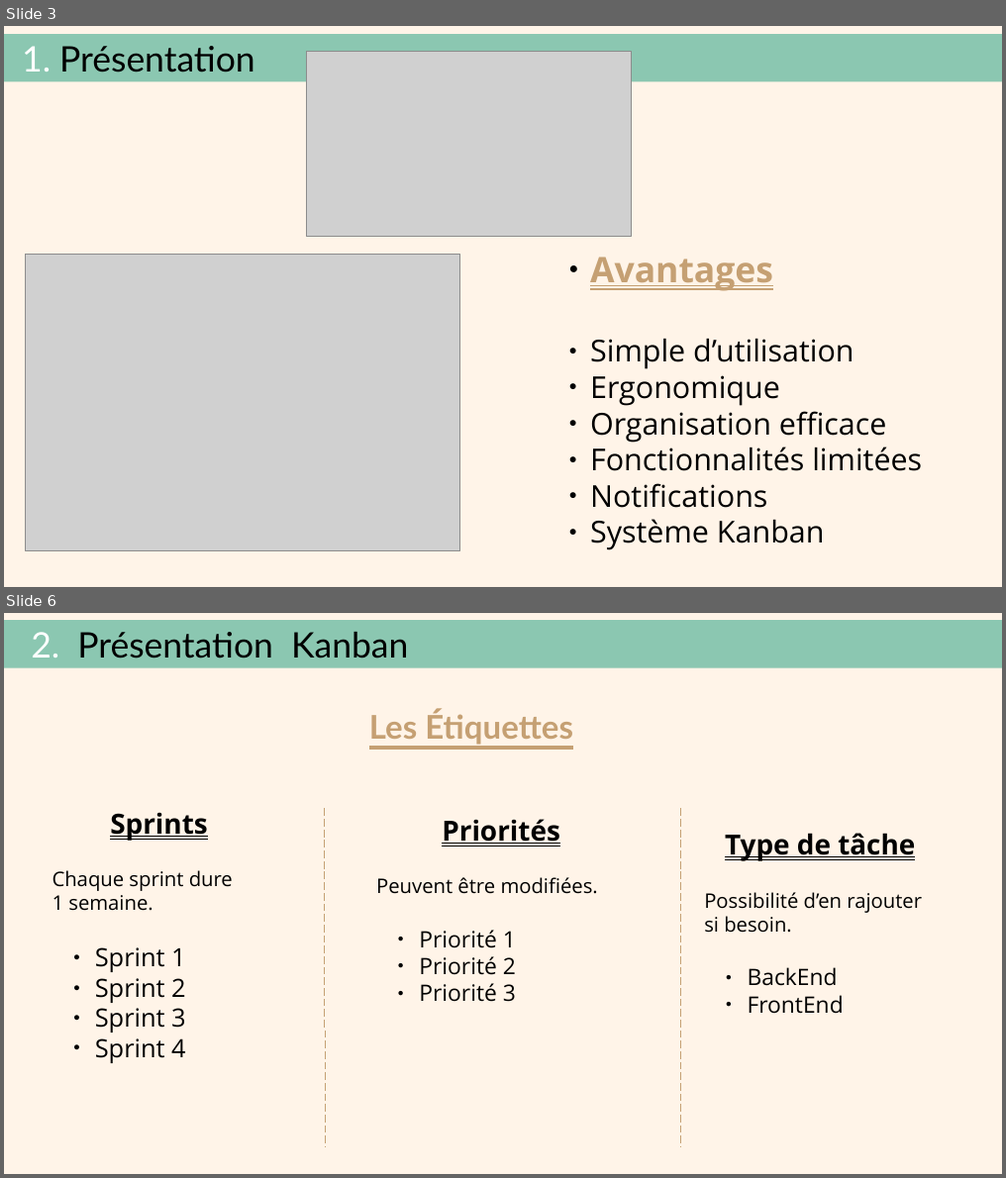
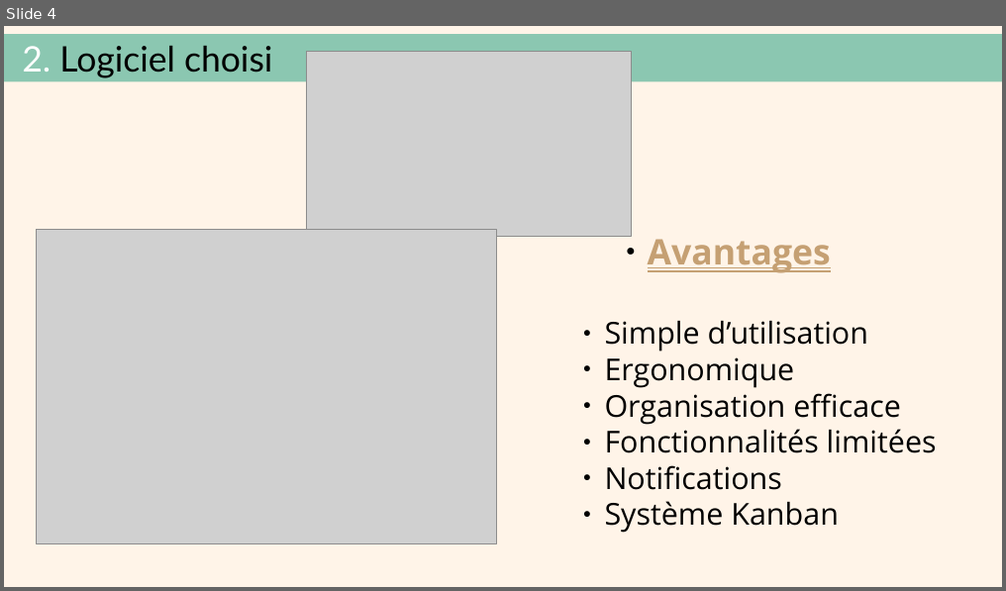
Before and after one commit to AudreyYuedra/MenuMaker-Qwenta_OC_P7, a slide deck: PPT Trello_Kanban.odp. Shown one above the other, each under a label of ours: slides 3 and 6 before the commit, slide 4 after it; the slides between them are not shown. The pictures are 1006x1178 and 1006x591 pixels, drawn with LibreOffice and Linux fonts; fonts in the diff are those of the drawing; grey boxes stand for pictures. Boxes give left, top, right and bottom in pixels: in the first picture for what was removed or moved away, otherwise in the second. Text is boxed around its words. In the diff, an @@ line names an element or a change of style, - is before the commit and + after.

Commit message:
Finition PPT Kanban + PDF

```diff
--- a/PPT Trello_Kanban.odp
+++ b/PPT Trello_Kanban.odp
@@ slide 6 removed at <box>4,613,1002,1174</box>, background #FFF4E8 @@
@@ title removed at <box>4,620,1002,668</box> @@
-2. Présentation Kanban
@@ text removed at <box>369,711,573,745</box> @@
-Les Étiquettes
@@ text removed at <box>53,812,233,1063</box> @@
-Sprints
-Chaque sprint dure
-1 semaine.
-  ● Sprint 1
-  ● Sprint 2
-  ● Sprint 3
-  ● Sprint 4
@@ line removed from (325, 809) to (325, 1149) @@
@@ text removed at <box>376,819,598,1002</box> @@
-Priorités
-Peuvent être modifiées.
-  ● Priorité 1
-  ● Priorité 2
-  ● Priorité 3
@@ line removed from (681, 809) to (681, 1149) @@
@@ text removed at <box>704,833,922,1014</box> @@
-Type de tâche
-Possibilité d’en rajouter si besoin.
-  ● BackEnd
-  ● FrontEnd
@@ what was slide 3 is now slide 4 @@
@@ slide 4 changed as well @@
@@ title at <box>22,46,272,78</box>: text changed @@
-1. Présentation
+2. Logiciel choisi
@@ picture: place and size @@
-picture at <box>26,255,460,552</box>
+picture at <box>36,229,497,544</box>
@@ text "Avantages": place and size @@
-text "Avantages" at <box>590,257,922,551</box>
+text "Avantages" at <box>605,239,937,533</box>
@@ text at <box>648,239,831,274</box>: list level 1 to 3 in "Avantages" @@
```
Also in this commit, not shown: 5 other slides changed, 5 slides added, 1 other slide removed, 1 other file.
